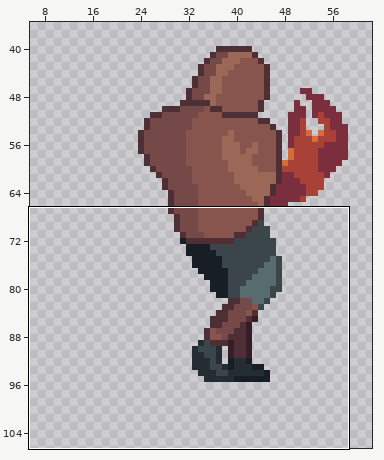
Pixel-art file: Personal_Roberto/ASEPRITE/1. Liora/Liora.aseprite. The picture above shows the old version from afar; the outline marks the close-up.
Close-up. Before the commit:
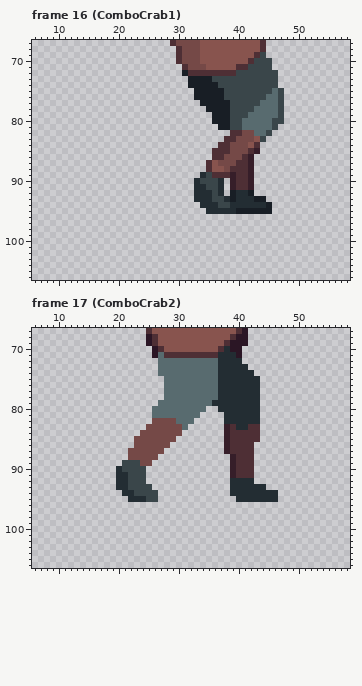
128x128 pixels, 202 frames. Shown: frame 16 (ComboCrab1): x 6..58, y 67..106; frame 17 (ComboCrab2): x 6..58, y 67..106. The wide view leaves out empty margins. The commit also changed other frames or places, which this record leaves out.
And afterwards:
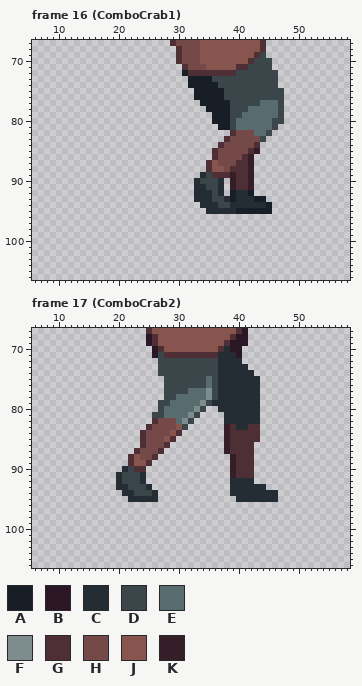
Palette (. is transparent): A #181e25  B #2b1625  C #232d33  D #3a464a  E #586b6f  F #7d8c8c  G #4e2f35  H #754947  J #88544e  K #361e29
From old to new:
--- frame 16 (ComboCrab1), layer "Liora"
@@ x 35..48 @@
  74 AADDDDDDDDDD..
- 75 AAADDDDDDDDED.
- 76 AAADDDDDDDEED.
+ 75 AAADDDDDDDDDD.
+ 76 AAADDDDDDDDDD.
  77 AAAADDDDDEEED.
- 78 AAAADDDDEEEED.
- 79 .AAADDDEEEEED.
- 80 .AAADDEEEEEDD.
- 81 ..AADDEEEEED..
- 82 ....GGHHEED...
- 83 ...GGHHHJD....
- 84 ..GGHHHJG.....
- 85 .GGGHHHGK.....
- 86 .GGHHHGK......
+ 78 AAAADDDEEEEED.
+ 79 .AAADDEEEEEED.
+ 80 .AAADEEEEEEDD.
+ 81 ..AADEEEEEED..
+ 82 ....GHHHEED...
+ 83 ...GHHHHHD....
+ 84 ..GHHHHHG.....
+ 85 .GHHHHHGK.....
+ 86 .GHHHHGK......
  87 GJHHHGGK......
--- frame 17 (ComboCrab2), layer "Liora"
@@ x 18..38 @@
  70 ........BGJJJJJJJJJGC
- 71 ........BEGGGGGGGGGCC
- 72 .........EEEEEEEEEECC
- 73 .........EEEEEEEEEECC
- 74 .........EEEEEEEEEECC
- 75 ..........EEEEEEEEECC
- 76 ..........EEEEEEEEECC
- 77 ..........EEEEEEEEECC
- 78 ..........EEEEEEEEECC
- 79 .........EEEEEEEEECCC
- 80 ........EEEEEEEEE..CC
- 81 ........EEEEEEEE....C
- 82 ........HHHHEEE.....C
- 83 .......HHHHHHE......K
- 84 ......HHHHHHH.......K
- 85 .....HHHHHHH........K
- 86 .....HHHHHH.........K
- 87 ....HHHHHH..........K
- 88 ....HHHHH............
- 89 ...DDDHH.............
- 90 ..CDDDD..............
- 91 ..CCDDD..............
- 92 ..CCDDD..............
- 93 ..CCDDDD.............
- 94 ...CCDDDD............
- 95 ....CCCDD............
+ 71 ........BDGGGGGGGGGCC
+ 72 .........DDDDDDDDDDCC
+ 73 .........DDDDDDDDDDCC
+ 74 .........DDDDDDDDDDCC
+ 75 ..........DDDDDDDEDCC
+ 76 ..........DDDDDDDEDCC
+ 77 ..........DDDDEEEFDCC
+ 78 ..........DDEEEEEFDCC
+ 79 .........DDEEEEEFDCCC
+ 80 .........DEEEEEFD..CC
+ 81 ........DDEEEEFD....C
+ 82 ........GHHHEFD.....C
+ 83 .......GHHHHJD......K
+ 84 ......GHHHHJG.......K
+ 85 ......GHHHJG........K
+ 86 ......GHHHG.........K
+ 87 .....GHHHG..........K
+ 88 ....GJHHG............
+ 89 ....GJJG.............
+ 90 ...CDGG..............
+ 91 ..CDDDC..............
+ 92 ..CDDDC..............
+ 93 ..CCDDDC.............
+ 94 ...CCDDDC............
+ 95 ....CCCCC............
  96 .....................
Where, in picture pixels (left, top, right, bottom), the same in both close-ups:
changed: (218, 88, 278, 160)
changed: (116, 352, 218, 502)
